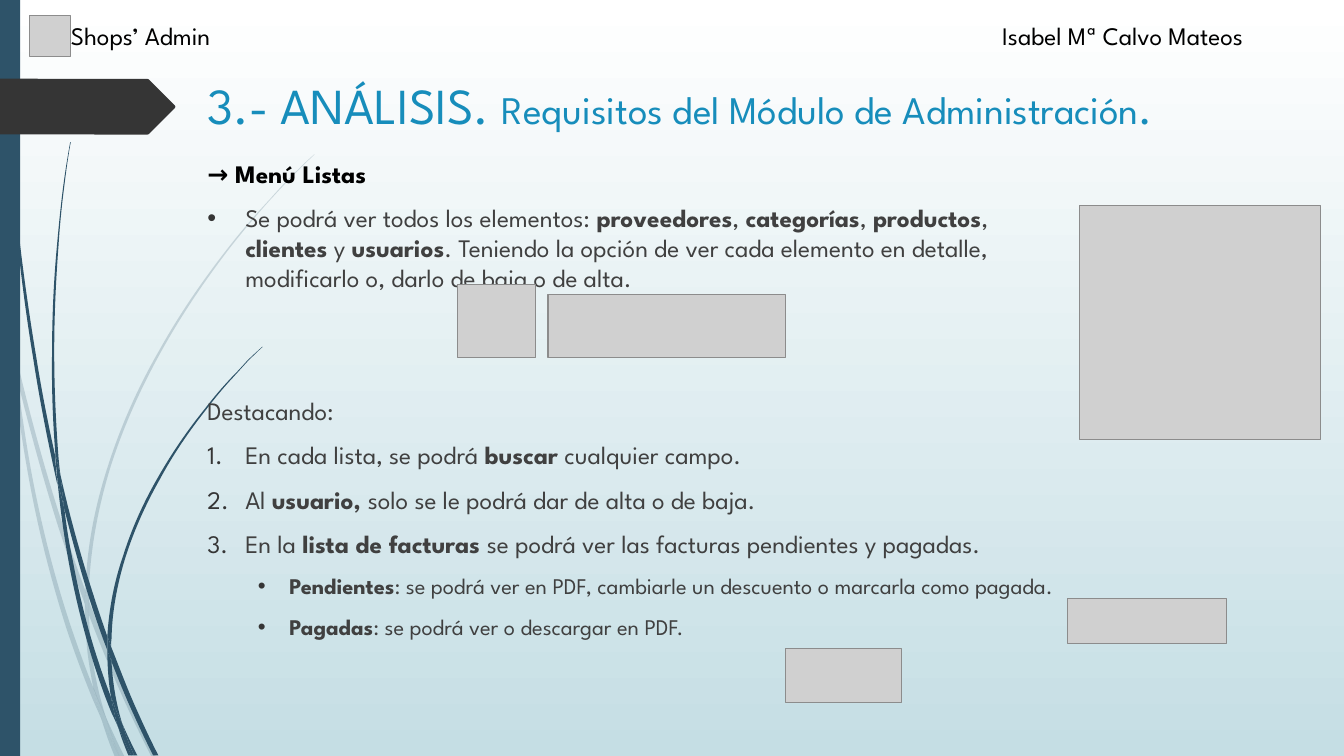
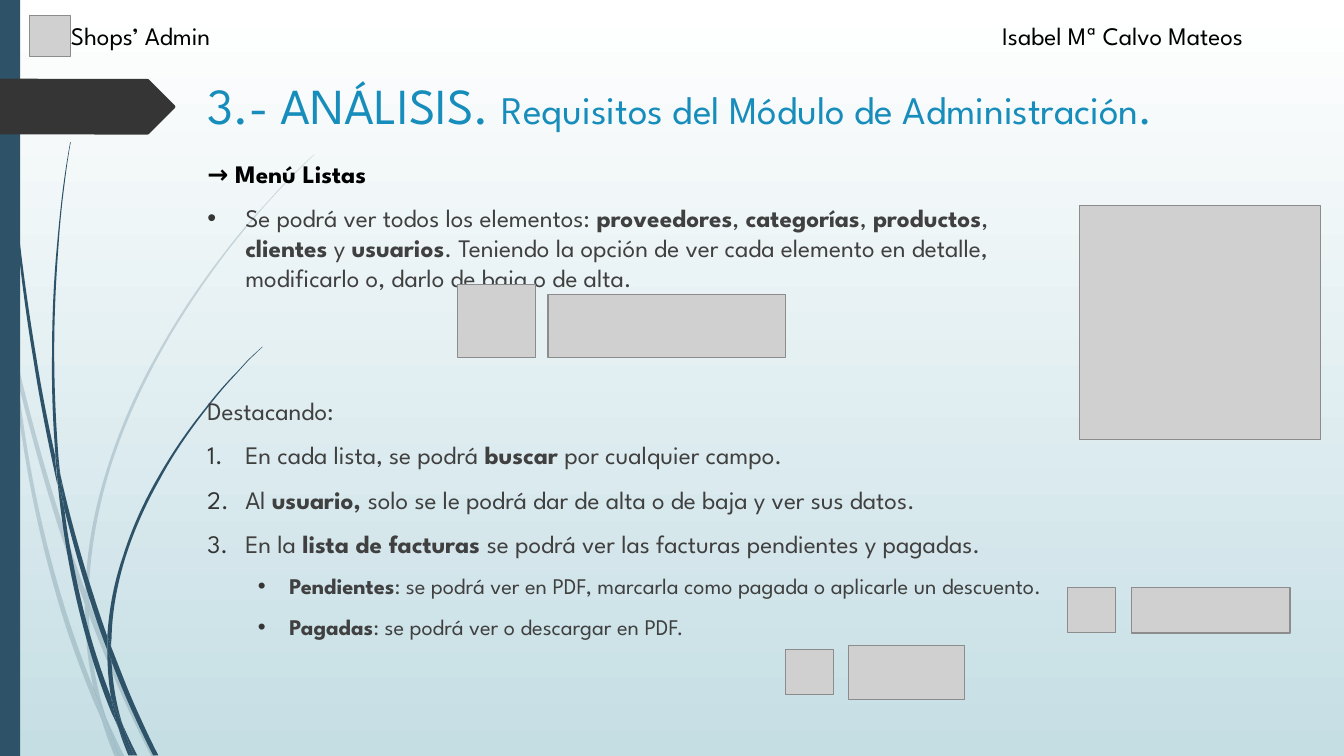
Before and after one commit to isacm94/Proyecto, a slide deck: slide 8 of Alumno/Defensa-Proyecto/Presentación.pptx (slide 7 before the commit). Drawn at 1344x756 pixels with LibreOffice and Linux fonts; fonts in the diff are those of the drawing; grey boxes stand for pictures. Boxes give left, top, right and bottom in pixels: in the first picture for what was removed or moved away, otherwise in the second. Text is boxed around its words. In the diff, an @@ line names an element or a change of style, - is before the commit and + after.

```diff
--- a/Alumno/Defensa-Proyecto/Presentación.pptx
+++ b/Alumno/Defensa-Proyecto/Presentación.pptx
@@ text at (x1=245, y1=446, x2=915, y2=515): text changed @@
-1. En cada lista, se podrá buscar cualquier campo.
-2. Al usuario, solo se le podrá dar de alta o de baja.
+1. En cada lista, se podrá buscar por cualquier campo.
+2. Al usuario, solo se le podrá dar de alta o de baja y ver sus datos.
@@ text at (x1=289, y1=578, x2=1041, y2=599): text changed @@
-  • Pendientes: se podrá ver en PDF, cambiarle un descuento o marcarla como pagada.
+  • Pendientes: se podrá ver en PDF, marcarla como pagada o aplicarle un descuento.
@@ picture added at (x1=1068, y1=588, x2=1116, y2=633) @@
@@ picture moved from (x1=1068, y1=599, x2=1226, y2=644) to (x1=1132, y1=588, x2=1291, y2=633) @@
@@ picture added at (x1=785, y1=650, x2=834, y2=696) @@
@@ picture moved from (x1=785, y1=649, x2=902, y2=703) to (x1=848, y1=646, x2=965, y2=700) @@
```
Also in this commit, not shown: 10 other slides changed, 23 other files.
